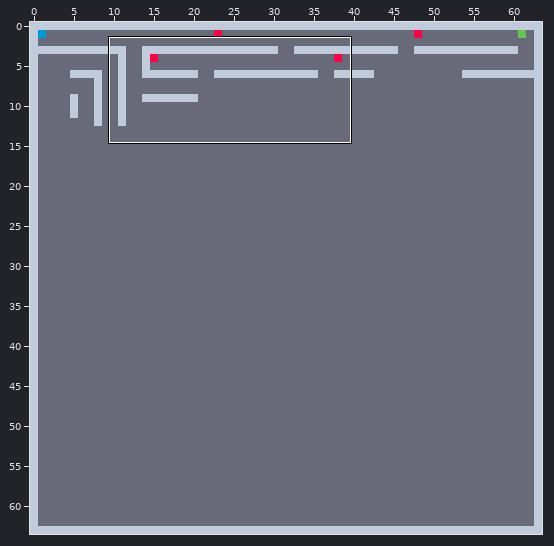
One commit to this LDtk project: tanks.ldtk. Above: a wide view before the commit, with the close-up outlined.
Close-up. Before the commit:
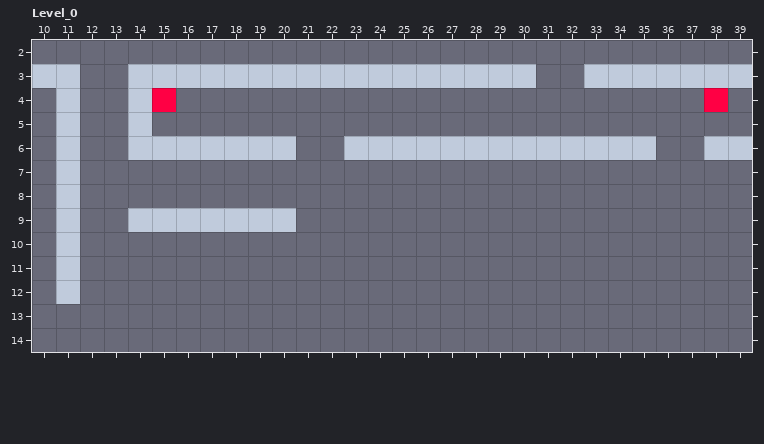
Cells are 16x16 px. Shown: Level_0 x 10..39, y 2..14. The commit also changed other parts of the map, which this record leaves out.
The result:
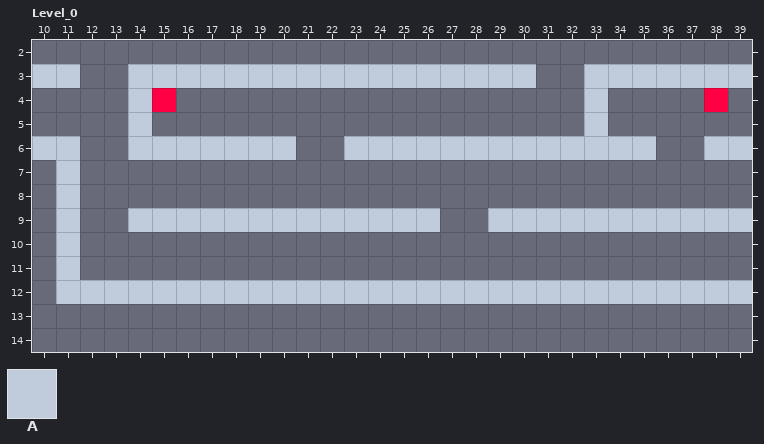
Key: from "Maze": A 1 "Wall".
_ is an empty cell.
Changes in this commit:
Layer "Maze":
The author put tile A in rows 4 to 5 at x 33; in row 6 at x 10; in row 9 at x 21 to 26 and 29 to 39; in row 12 at x 12 to 39.
The author cleared tile A in rows 4 to 5 at x 11.
Where, in picture pixels (left, top, right, bottom), the same in both close-ups:
changed: (32, 88, 80, 160)
added: (584, 88, 608, 136)
added: (296, 208, 440, 232)
added: (488, 208, 752, 232)
added: (80, 280, 752, 304)
